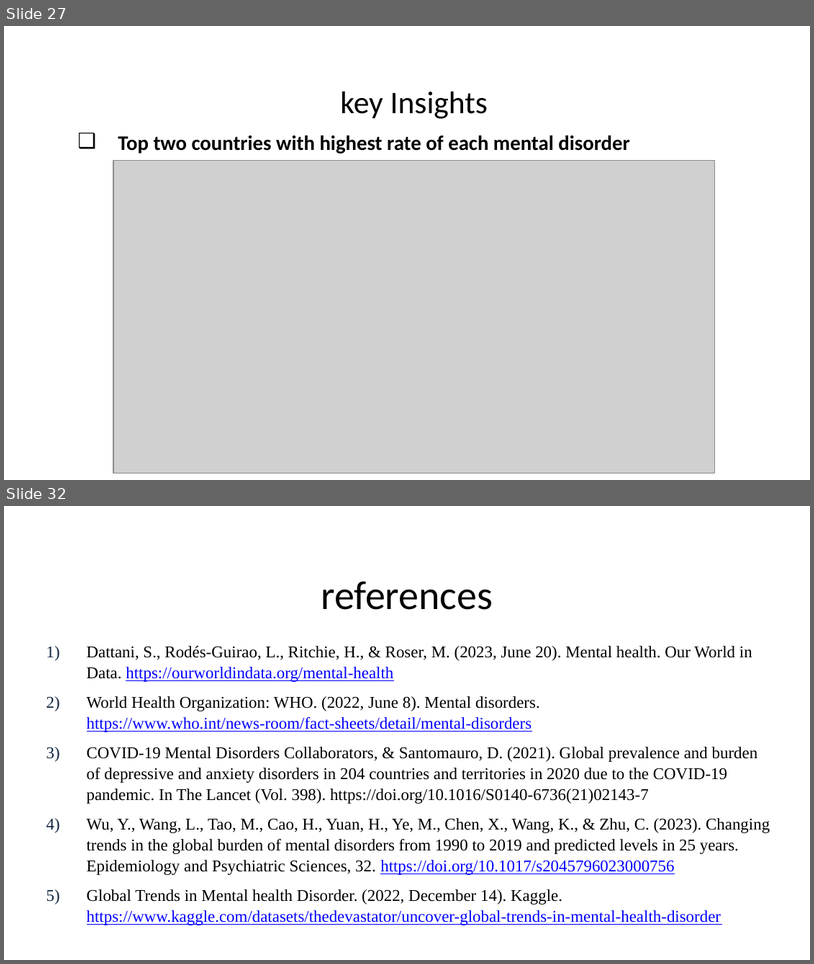
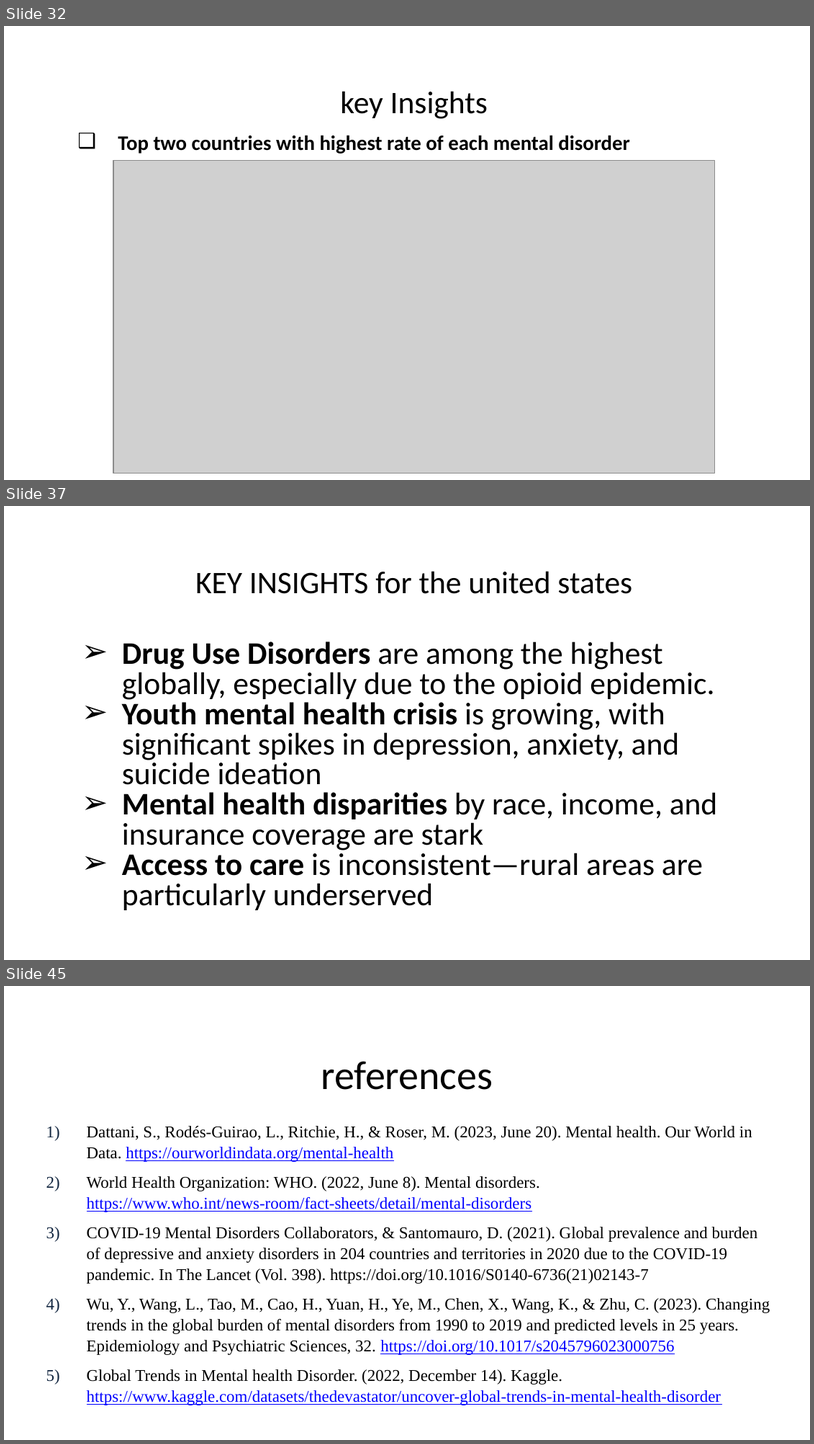
Before and after one commit to Sridhar-MSinDS/Health-Information-Technology-750, a slide deck: FinalPresentation_Team3_HIT750.pptx. Shown one above the other, each under a label of ours: slides 27 and 32 before the commit, slides 32, 37 and 45 after it; the slides between them are not shown. The pictures are 814x964 and 814x1444 pixels, drawn with LibreOffice and Linux fonts; fonts in the diff are those of the drawing; grey boxes stand for pictures; background and template pictures are left out. Boxes give left, top, right and bottom in pixels: in the first picture for what was removed or moved away, otherwise in the second. Text is boxed around its words. In the diff, an @@ line names an element or a change of style, - is before the commit and + after.

```diff
--- a/FinalPresentation_Team3_HIT750.pptx
+++ b/FinalPresentation_Team3_HIT750.pptx
@@ slide 37 added at bbox=[4, 506, 810, 960], background #FFFFFF @@
@@ text added at bbox=[196, 571, 633, 594], 28 pt, text #000000 @@
+KEY INSIGHTS for the united states
@@ text added at bbox=[122, 641, 718, 910], 28 pt, text #000000 @@
+➢ Drug Use Disorders are among the highest globally, especially due to the opioid epidemic.
+➢ Youth mental health crisis is growing, with significant spikes in depression, anxiety, and suicide ideation
+➢ Mental health disparities by race, income, and insurance coverage are stark
+➢ Access to care is inconsistent—rural areas are particularly underserved
@@ what was slide 27 is now slide 32 @@
@@ what was slide 32 is now slide 45 @@
```
Also in this commit, not shown: 3 slides changed, 17 other slides added, 5 slides removed.
